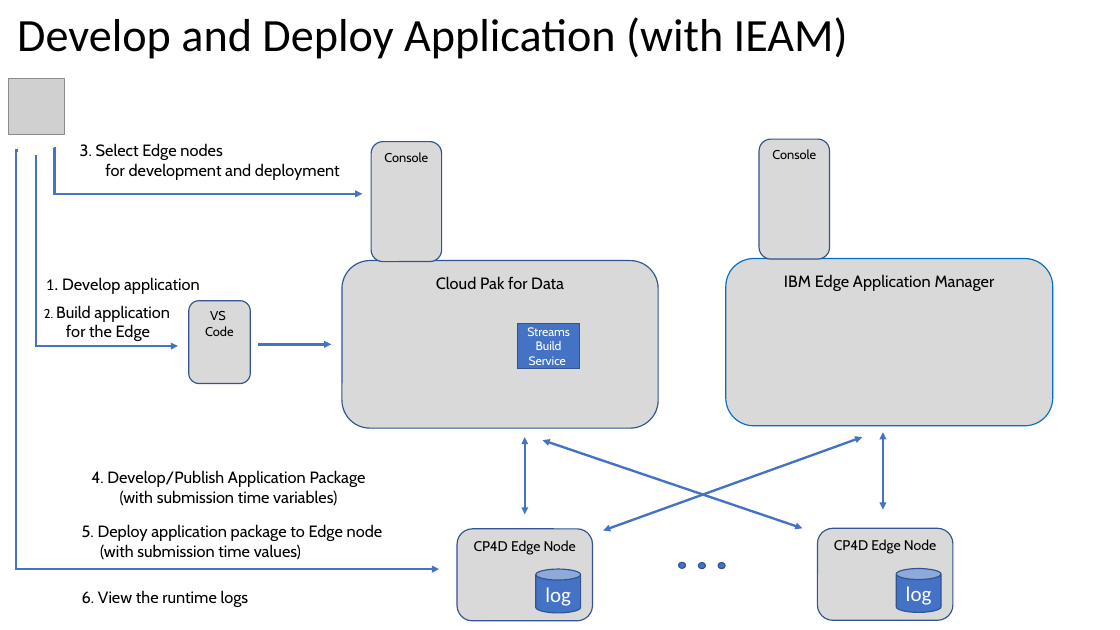
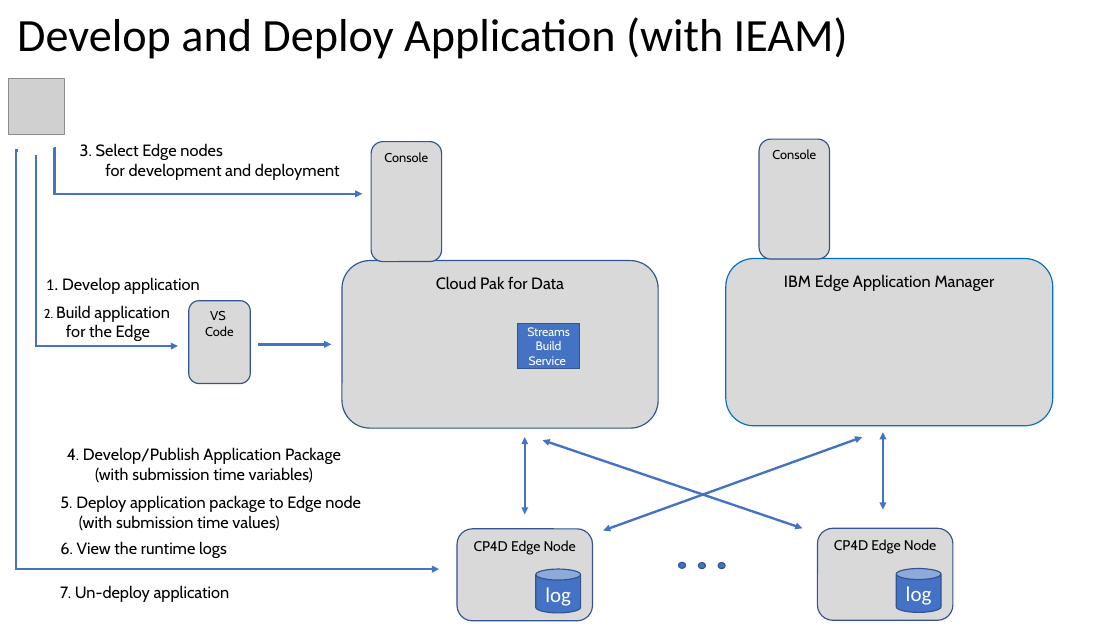
Before and after one commit to IBMStreams/sample.edge-app-control, a slide deck: slide 3 of images/Edge-samples-figures.pptx. Drawn at 1120x630 pixels with LibreOffice and Linux fonts; fonts in the diff are those of the drawing; grey boxes stand for pictures. Boxes give left, top, right and bottom in pixels: in the first picture for what was removed or moved away, otherwise in the second. Text is boxed around its words. In the diff, an @@ line names an element or a change of style, - is before the commit and + after.

```diff
--- a/images/Edge-samples-figures.pptx
+++ b/images/Edge-samples-figures.pptx
@@ text "4. Develop/Publish Application Package": place and size @@
-text "4. Develop/Publish Application Package" at (91,470,366,506)
+text "4. Develop/Publish Application Package" at (67,447,341,483)
@@ text "5. Deploy application package to ...": place and size @@
-text "5. Deploy application package to ..." at (82,524,383,560)
+text "5. Deploy application package to ..." at (60,495,361,531)
@@ text "6. View the runtime logs": place and size @@
-text "6. View the runtime logs" at (82,590,249,607)
+text "6. View the runtime logs" at (60,541,227,558)
@@ text added at (60,585,230,602), 14 pt, text #000000 @@
+7. Un-deploy application
```
Also in this commit, not shown: 1 other slide changed, 3 other files.
